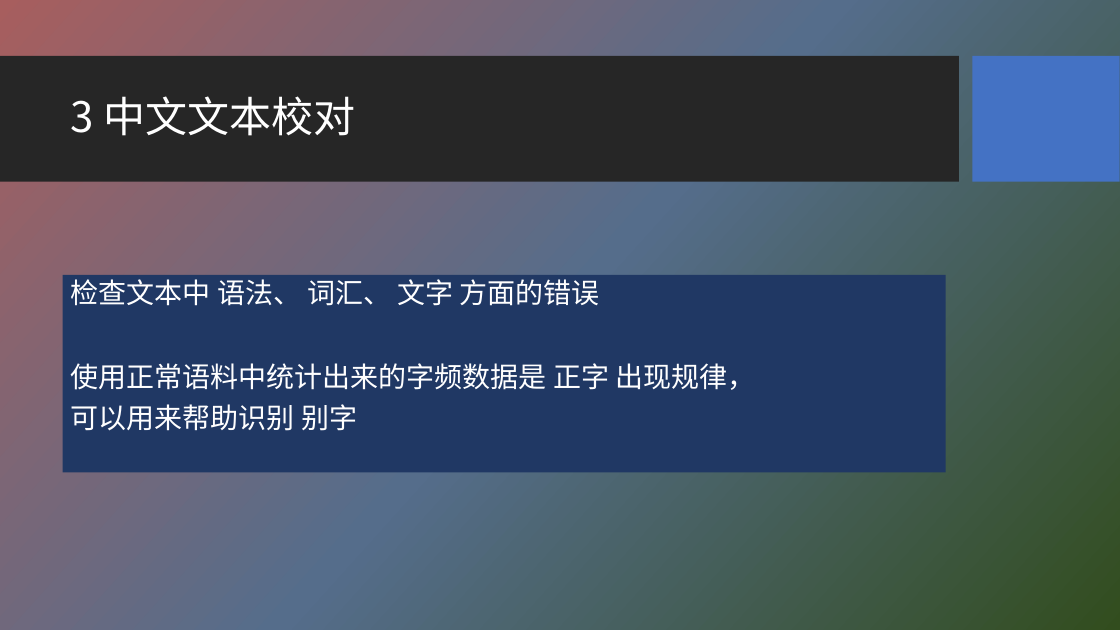
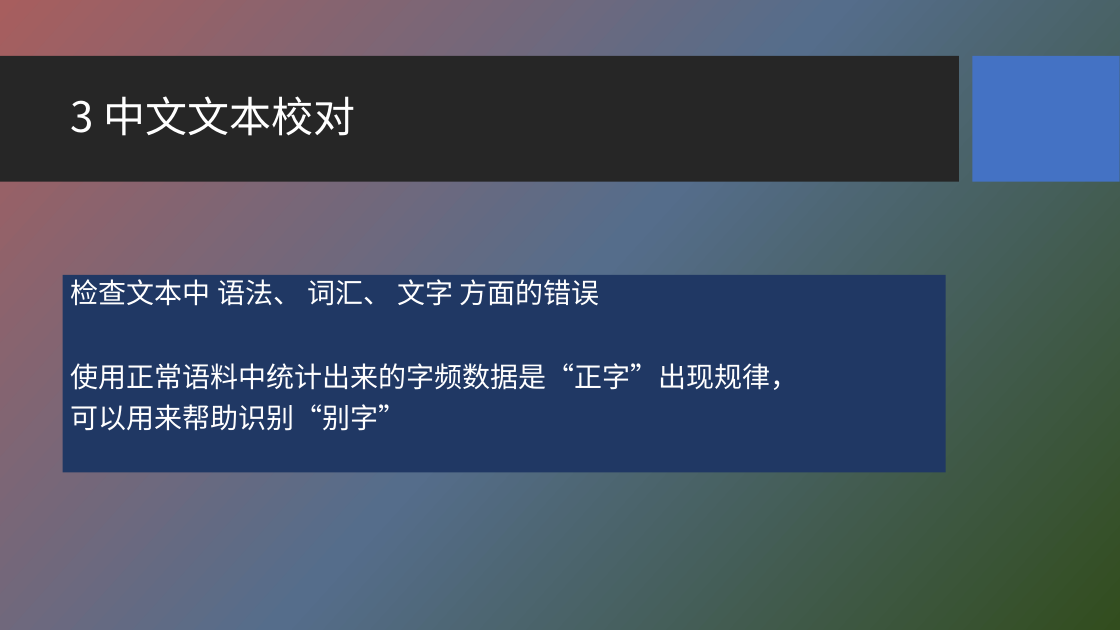
Before and after one commit to HBU/NLP_PPT, a slide deck: slide 30 of PPT-2020/ch06 字符编码与字频统计.pptx. Drawn at 1120x630 pixels with LibreOffice and Linux fonts; fonts in the diff are those of the drawing; background and template pictures are left out. Boxes give left, top, right and bottom in pixels: in the first picture for what was removed or moved away, otherwise in the second. Text is boxed around its words. In the diff, an @@ line names an element or a change of style, - is before the commit and + after.

```diff
--- a/PPT-2020/ch06 字符编码与字频统计.pptx
+++ b/PPT-2020/ch06 字符编码与字频统计.pptx
@@ text at bbox=[71, 363, 799, 431]: text changed @@
-使用正常语料中统计出来的字频数据是 正字 出现规律，
-可以用来帮助识别 别字
+使用正常语料中统计出来的字频数据是“正字”出现规律，
+可以用来帮助识别“别字”
```
Also in this commit, not shown: 1 other slide changed.
